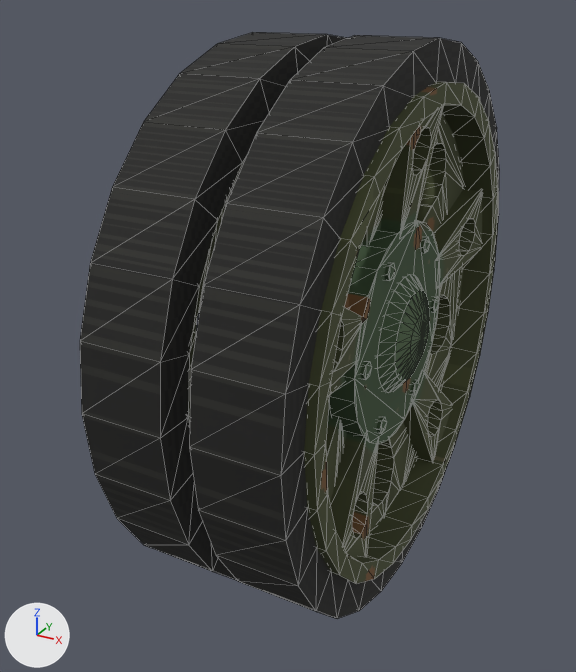
The glTF model model/t62/out/wheel.glb as it was, and as the next commit left it.
One viewpoint serves both versions: a 50 mm camera at (0.479, -1.015, 0.464) aimed at (-0.056, -0.042, -0.022). The lights are fixed; the arrows at lower left show +X, +Y and +Z. The first picture is the older version. Mesh edges are drawn as thin lines. Where no turn or scale is listed for an object, it has been applied to the vertices. Vertices at exactly the same position are counted once.

The older version as bpy lines, for what is in view:
```python
ob_disc_in = bpy.data.objects.new('disc_in', me_disc_in)
ob_disc_in.location = (0.0, 0.0, 0.0)
ob_disc_out = bpy.data.objects.new('disc_out', me_disc_out)
ob_disc_out.location = (0.0, 0.0, 0.0)
ob_hub_out = bpy.data.objects.new('hub_out', me_hub_out_mesh)
ob_hub_out.location = (0.0, 0.0, 0.0)
ob_ribs_out = bpy.data.objects.new('ribs_out', me_ribs_out_mesh)
ob_ribs_out.location = (0.0, 0.0, 0.0)
ob_rim_out = bpy.data.objects.new('rim_out', me_rim_out)
ob_rim_out.location = (0.0, 0.0, 0.0)
ob_tire_in = bpy.data.objects.new('tire_in', me_tire_in)
ob_tire_in.location = (0.0, 0.0, 0.0)
ob_tire_out = bpy.data.objects.new('tire_out', me_tire_out)
ob_tire_out.location = (0.0, 0.0, 0.0)
```
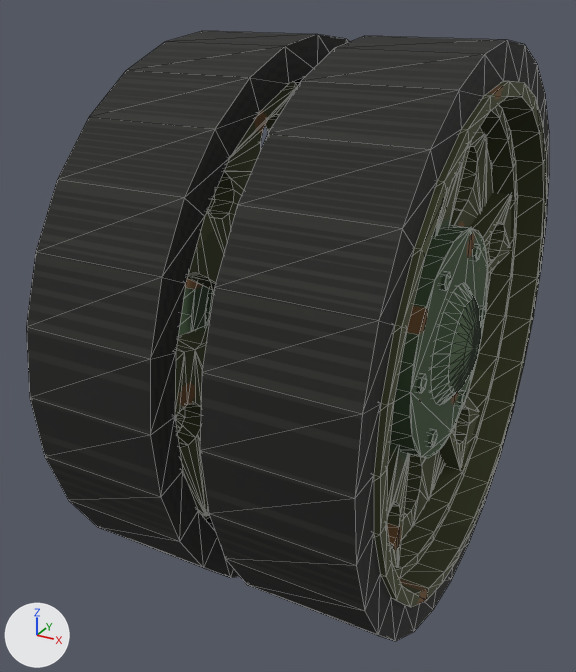
Edits to the bpy script that builds the scene:
```text
Change me_disc_in:
    remove me_disc_in.from_pydata(...)  # 346 vertices, 728 faces; spans x -0.1..-0.033, y -0.335..0.335, z -0.335..0.335
    add me_disc_in.from_pydata(...)  # 347 vertices, 730 faces; spans x -0.149..-0.082, y -0.335..0.335, z -0.335..0.335
    me_disc_in part 1: 346 vertices removed from x -0.1..-0.033, y -0.335..0.335, z -0.335..0.335; 347 vertices added at x -0.149..-0.082, y -0.335..0.335, z -0.335..0.335
Change me_disc_out:
    remove me_disc_out.from_pydata(...)  # 347 vertices, 730 faces; spans x 0.033..0.1, y -0.335..0.335, z -0.335..0.335
    add me_disc_out.from_pydata(...)  # 348 vertices, 732 faces; spans x 0.082..0.149, y -0.335..0.335, z -0.335..0.335
    me_disc_out part 2: 347 vertices removed from x 0.033..0.1, y -0.335..0.335, z -0.335..0.335; 348 vertices added at x 0.082..0.149, y -0.335..0.335, z -0.335..0.335
Change me_hub_out_mesh:
    remove me_hub_out_mesh.from_pydata(...)  # 241 vertices, 424 faces; spans x 0.069..0.141, y -0.165..0.165, z -0.165..0.165
    add me_hub_out_mesh.from_pydata(...)  # 241 vertices, 424 faces; spans x 0.146..0.219, y -0.165..0.165, z -0.165..0.165
    me_hub_out_mesh part 3: the whole mesh is moved by (0.077, 0.0, 0.0)
Change me_ribs_out_mesh:
    remove me_ribs_out_mesh.from_pydata(...)  # 163 vertices, 326 faces; spans x 0.063..0.13, y -0.332..0.332, z -0.302..0.33
    add me_ribs_out_mesh.from_pydata(...)  # 170 vertices, 340 faces; spans x 0.112..0.179, y -0.332..0.332, z -0.302..0.33
    me_ribs_out_mesh part 4: the loose piece of 34 vertices spanning x 0.063..0.13, y -0.06..0.06, z 0.15..0.33 is moved by (0.049, 0.0, 0.0)
    me_ribs_out_mesh part 5: a new loose piece of 34 vertices spanning x 0.112..0.179, y -0.243..-0.066, z -0.302..-0.105, in mat_t62_atlas (picture img_wheel_atlas)
    me_ribs_out_mesh part 6: a new loose piece of 34 vertices spanning x 0.112..0.179, y 0.066..0.243, z -0.302..-0.105, in mat_t62_atlas (picture img_wheel_atlas)
    me_ribs_out_mesh part 7: a new loose piece of 34 vertices spanning x 0.112..0.179, y 0.134..0.332, z 0.02..0.159, in mat_t62_atlas (picture img_wheel_atlas)
    me_ribs_out_mesh part 8: 65 vertices removed from x 0.063..0.13, y -0.243..0.243, z -0.302..-0.105
    me_ribs_out_mesh part 9: 32 vertices removed from x 0.063..0.13, y -0.332..-0.134, z 0.02..0.159
    me_ribs_out_mesh part 10: 32 vertices removed from x 0.063..0.13, y 0.134..0.332, z 0.02..0.159
    other edits to the shape of me_ribs_out_mesh do not show in these pictures
Change me_rim_in:
    remove me_rim_in.from_pydata(...)  # 112 vertices, 224 faces; spans x -0.148..-0.097, y -0.353..0.353, z -0.353..0.353
    add me_rim_in.from_pydata(...)  # 112 vertices, 224 faces; spans x -0.227..-0.151, y -0.358..0.358, z -0.358..0.358
    me_rim_in part 11: 112 of 112 vertices moved; they spanned x -0.148..-0.097, y -0.353..0.353, z -0.353..0.353 and now span x -0.227..-0.151, y -0.358..0.358, z -0.358..0.358; mean shift (-0.066, 0.0, 0.0)
Change me_rim_out:
    remove me_rim_out.from_pydata(...)  # 112 vertices, 224 faces; spans x 0.097..0.148, y -0.353..0.353, z -0.353..0.353
    add me_rim_out.from_pydata(...)  # 112 vertices, 224 faces; spans x 0.151..0.227, y -0.358..0.358, z -0.358..0.358
    me_rim_out part 12: 112 of 112 vertices moved; they spanned x 0.097..0.148, y -0.353..0.353, z -0.353..0.353 and now span x 0.151..0.227, y -0.358..0.358, z -0.358..0.358; mean shift (0.066, 0.0, 0.0)
Change me_tire_in:
    remove me_tire_in.from_pydata(...)  # 112 vertices, 224 faces; spans x -0.135..-0.02, y -0.405..0.405, z -0.405..0.405
    add me_tire_in.from_pydata(...)  # 112 vertices, 224 faces; spans x -0.219..-0.034, y -0.405..0.405, z -0.405..0.405
    me_tire_in part 13: 112 of 112 vertices moved; they spanned x -0.135..-0.02, y -0.405..0.405, z -0.405..0.405 and now span x -0.219..-0.034, y -0.405..0.405, z -0.405..0.405; mean shift (-0.049, 0.0, 0.0)
Change me_tire_out:
    remove me_tire_out.from_pydata(...)  # 112 vertices, 224 faces; spans x 0.02..0.135, y -0.405..0.405, z -0.405..0.405
    add me_tire_out.from_pydata(...)  # 112 vertices, 224 faces; spans x 0.034..0.219, y -0.405..0.405, z -0.405..0.405
    me_tire_out part 14: 112 of 112 vertices moved; they spanned x 0.02..0.135, y -0.405..0.405, z -0.405..0.405 and now span x 0.034..0.219, y -0.405..0.405, z -0.405..0.405; mean shift (0.049, 0.0, 0.0)
Add ob_rim_ring_out:
    ob_rim_ring_out = bpy.data.objects.new('rim_ring_out', me_rim_ring_out)  # 112 vertices, 224 faces; spans x 0.149..0.184, y -0.34..0.34, z -0.34..0.34; in mat_t62_atlas (picture img_wheel_atlas)
    ob_rim_ring_out.location = (0.0, 0.0, 0.0)
```

What differs and where, as boxes [x1, y1, x2, y2] in the pictures (576 x 672 px; the box of a moved part takes in the faces that stretch with it):
'tire_out', reshaped (13% wider): before [189, 35, 499, 619]; after [200, 36, 549, 641]
'tire_in', reshaped (21% wider): before [80, 32, 347, 580]; after [26, 31, 350, 578]
'rim_out', reshaped: before [304, 82, 498, 584]; after [374, 81, 547, 607]
'hub_out', moved: before [329, 220, 440, 444]; after [390, 225, 488, 458]
'ribs_out', reshaped: before [330, 106, 482, 558]; after [387, 140, 511, 568]
'disc_out', reshaped: before [326, 114, 464, 534]; after [401, 127, 493, 541]
'disc_in', reshaped (mostly hidden before): before [188, 159, 245, 427]; after [175, 86, 297, 516]
'rim_ring_out', added: after [394, 104, 518, 578]
'rim_in', reshaped (not visible before): after [201, 82, 298, 519]
part 4 of me_ribs_out_mesh, moved or reshaped: before [381, 106, 444, 232]; after [432, 140, 472, 236]
part 5 of me_ribs_out_mesh, added: after [387, 445, 410, 568]
part 6 of me_ribs_out_mesh, added: after [439, 396, 479, 470]
part 7 of me_ribs_out_mesh, added: after [470, 192, 511, 273]
part 8 of me_ribs_out_mesh, deleted: before [330, 372, 452, 558]
part 9 of me_ribs_out_mesh, deleted: before [330, 307, 364, 387]
part 10 of me_ribs_out_mesh, deleted: before [434, 189, 482, 286]
